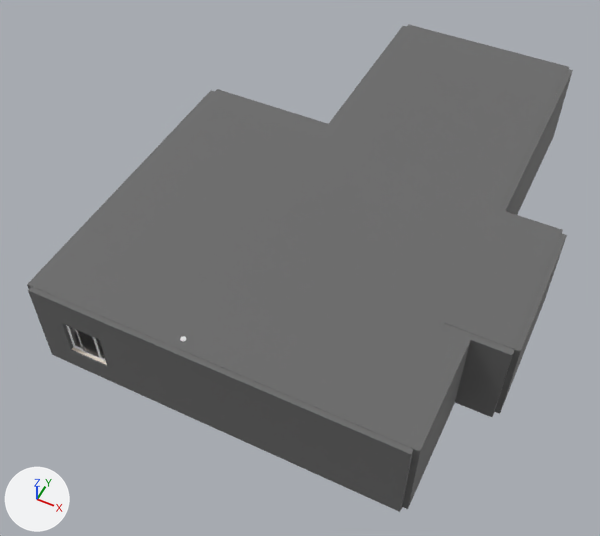
Renders of the Blender file basement.blend from each side of a commit.
Before and after are seen from a 50 mm camera at (12.73, -19.13, 19.58) aimed at (4.95, -3.58, 0.14). Lighting does not change. The marker at lower left points along +X, +Y and +Z.

In view in the first picture: 'Window', 'ceiling', 'foundation'.
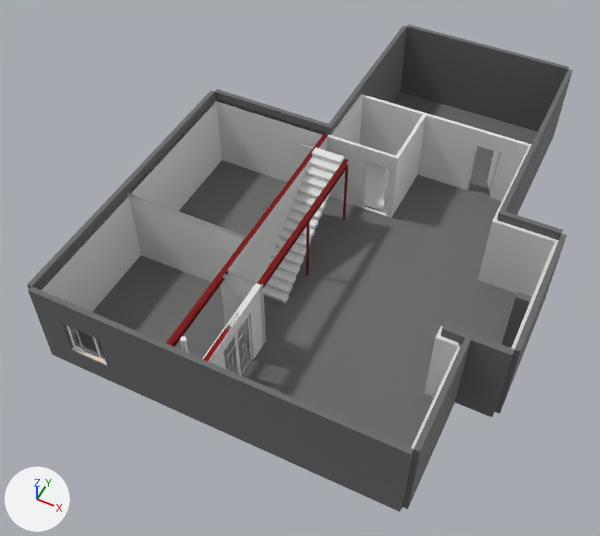
Diff of the bpy script that builds the scene:
```diff
--- a/basement.blend.py
+++ b/basement.blend.py
@@ ob_ceiling @@
 ob_ceiling.location = (0.0, 0.0, -0.15)
+ob_ceiling.hide_render = True
```

Changed parts and their boxes (x1, y1, x2, y2) in the pictures (600 x 536 px):
'ceiling', hidden: before (32, 26, 568, 452)
'foundation', unchanged, uncovered by the edit: (27, 24, 573, 512) in both
'Kids room', unchanged, uncovered by the edit: after (327, 94, 559, 449)
'Traci room', unchanged, uncovered by the edit: after (40, 193, 266, 345)
'Jim room', unchanged, uncovered by the edit: after (128, 100, 327, 281)
